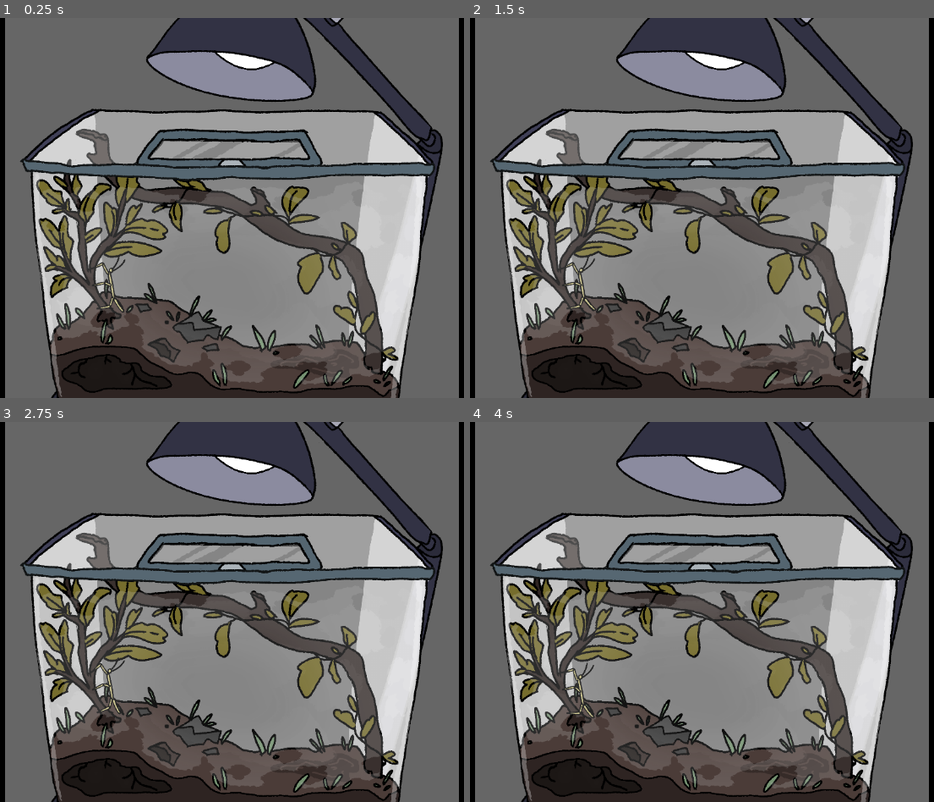
Above: before the commit, frames 1-4 (two rows, left to right).
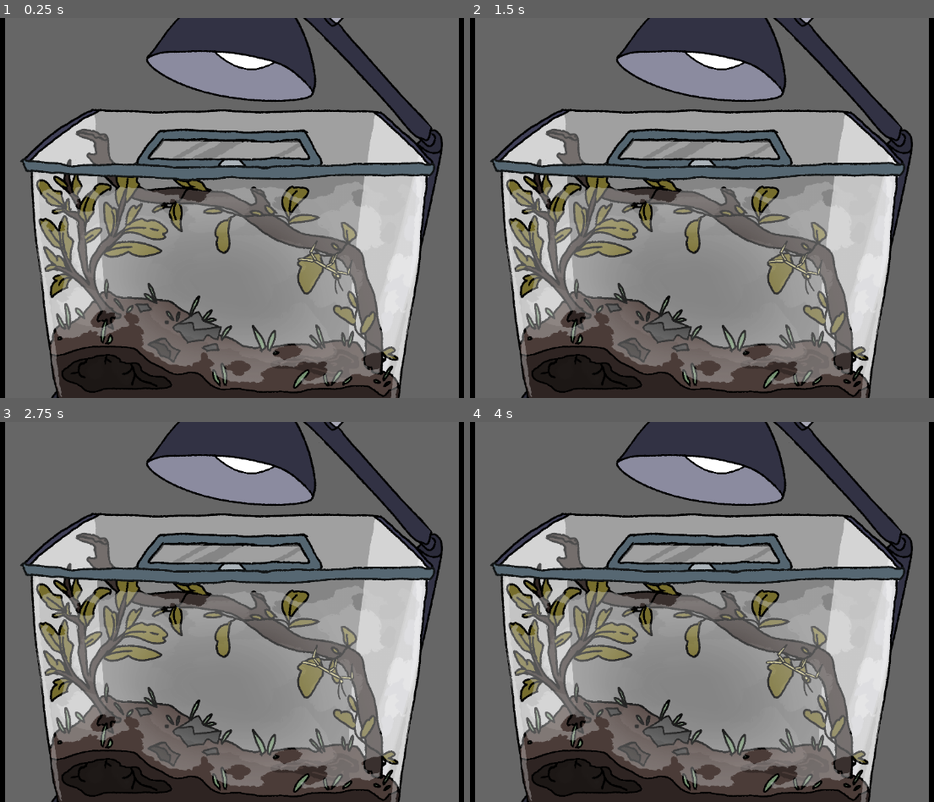
Above: after the commit, the same moments.

Repository: kayillustrations/Insectapet
Game: Godot game, scene res://windows/full_habitat.tscn
Same seed, same stepped clock (60 frames per second), same inputs: the game is played once before the commit and once after it. This scene is started directly instead of the project's main scene. The engine's default icon, where the game draws it, is replaced by a stand-in: a white triangle on a blue panel in a dark square.
Inputs (mouse positions are in pixels of both pictures, inside the frame that each line leads up to):
- Up to frame 1 (0.25 s): no input
- Up to frame 2 (1.5 s): click (702, 116) at 0.5 s; move the mouse to (850, 189) at 1.27 s; hold Right (Right) from 1.28 s (still down); hold Up (Up) from 1.28 s (still down); click (850, 189) at 1.42 s
- Up to frame 3 (2.75 s): release Right (Right) at 2 s; release Up (Up) at 2 s; drag from (97, 631) to (199, 688) at 2.02 s
- Up to frame 4 (4 s): move the mouse to (771, 528) at 2.77 s; hold Left (Left) 2.78-3.5 s; hold Up (Up) 2.78-3.5 s; drag from (669, 688) to (497, 555) at 3.52 s

The runs differ from the first frame. In frame 1, 11% of the frame differs, in the area x 8-86%, y 44-97%; in frame 2, 11%; in frame 3, 11%; in frame 4, 11%.

Commit message:
game works!

Diff:
--- a/games/dino_bug.gd
+++ b/games/dino_bug.gd
@@ -1,7 +1,7 @@
 extends CharacterBody2D
 
-const GRAVITY: int = 4000
-const JUMP_SPEED: int = -1100
+const GRAVITY: int = 2000
+const JUMP_SPEED: int = -800
 @onready var animated_sprite : AnimatedSprite2D = self.find_child("AnimatedSprite2D")
 
 @onready var parent = get_parent()
--- a/games/dino_game.gd
+++ b/games/dino_game.gd
@@ -1,11 +1,19 @@
 extends Node2D
 
 #PRELOADS
-#var ground_obs1 = preload()
-#var ground_obs2 = preload()
-#var ground_obs3 = preload()
-#var air_obs = preload()
-var obstacles_ground: Array = []
+var obstacles_ground: Array = [
+	preload("res://games/stick_sm.tscn"),
+	preload("res://games/stick_m.tscn"),
+	preload("res://games/stick_m_2.tscn"),
+	preload("res://games/stick_l.tscn")
+]
+var obstacles_air: Array = [
+	preload("res://games/leaf.tscn"),
+	preload("res://games/leaf_2.tscn"),
+	preload("res://games/leaf_3.tscn"),
+	preload("res://games/web.tscn"),
+]
+var obstacle_spider = preload("res://games/spider.tscn")
 var obstacles_generated: Array
 var last_obs
 var air_heights: Array
@@ -13,7 +21,7 @@
 #VARS
 const SPEED_START = 10
 const SPEED_MAX = 25
-const SPEED_MOD = 5000
+const SPEED_MOD = 500
 
 var bug: CharacterBody2D
 var bug_start_pos = Vector2i(150,280)
@@ -22,7 +30,12 @@
 var highscore_label: Label
 var start_label: RichTextLabel
 
+var ground_spawn:Marker2D
+var air_spawn:Marker2D
+var delete_spawned:Marker2D
+
 var score:int = 0
+var difficulty:int
 var highschore:int = 0
 var speed:float
 
@@ -42,6 +55,9 @@
 		score_label = HUD.find_child("Score")
 		highscore_label = HUD.find_child("Highscore")
 		start_label = HUD.find_child("Start")
+		air_spawn = $Air
+		ground_spawn = $Stick
+		delete_spawned = $Delete
 		has_been_config = true
 	visible = b
 	new_game()
@@ -50,16 +66,18 @@
 func new_game():
 	#reset variables
 	score = 0
+	difficulty = 0
 	#highscore = GameManager
 
 	#reset nodes
 	bug.velocity = Vector2i.ZERO
 	bug.position = bug_start_pos
 	speed = SPEED_START
+	obstacles_generated.clear()
 
 	game_started = false
 	start_label.visible = true
-	#Generate_Obj()
+	UpdateScore()
 
 func _process(delta):
 	if !visible:
@@ -69,16 +87,30 @@
 		if up || Input.is_action_pressed("Up"):
 			start_label.visible = false
 			game_started = true
-
+			Generate_Obj()
 		return
 
-	speed = SPEED_START + (score/SPEED_MOD)
-	if speed > SPEED_MAX:
-		speed = SPEED_MAX
+	difficulty = score/SPEED_MOD
+	if difficulty > SPEED_MAX-SPEED_START:
+		difficulty = SPEED_MAX-SPEED_START
+
+	speed = SPEED_START + difficulty
 
 	$GroundParallax.autoscroll.x = speed * -20
+	Generate_Obj()
+	score += 1
 
-	score += 1
+	for i in obstacles_generated.size():
+		if i == obstacles_generated.size():break
+		obstacles_generated[i].position.x += $GroundParallax.autoscroll.x * delta
+		if obstacles_generated[i].global_position.x < delete_spawned.global_position.x:
+			obstacles_generated[i].queue_free()
+			obstacles_generated.remove_at(i)
+
+	if bug.position.x-50 <= delete_spawned.position.x:
+		game_started = false
+		print("gameover")
+
 	UpdateScore()
 
 func UpdateScore():
@@ -88,10 +120,38 @@
 
 func Generate_Obj():
 	#ground obs
-	if obstacles_generated.is_empty():
-		var chosen = obstacles_ground[randi() % obstacles_ground.size()]
-		var obs = chosen.instantiate()
-		last_obs = obs
-		obstacles_generated.append(obs)
+	if obstacles_generated.is_empty() || last_obs.global_position.x - randi()%400 < bug.global_position.x:
+		var chosen_and_type = ChooseObs()
+		last_obs = chosen_and_type[0].instantiate()
+		if chosen_and_type[1]==obstacles_ground:
+			ground_spawn.add_child(last_obs)
+			last_obs.rotation = -randf_range(0,.5)
+			last_obs.scale.x = randf_range(.5,.75)
+			last_obs.scale.y = last_obs.scale.x
+		else:
+			air_spawn.add_child(last_obs)
+			last_obs.rotation = randf_range(0,.5)
+			last_obs.scale.x = randf_range(.5,.6)
+			last_obs.scale.y = randf_range(.5,.6)
+			last_obs.modulate = Exports.colors_green.pick_random()
+
+		obstacles_generated.append(last_obs)
 	#air obs
 	pass
+
+func ChooseObs():
+	var type
+	var chosen
+	if difficulty < 3:
+		type = [obstacles_ground,obstacles_air].pick_random()
+		chosen = type[randi() % 3]
+	elif difficulty < 6:
+		type = [obstacles_ground,obstacles_air].pick_random()
+		chosen = type.pick_random()
+	else:
+		type = [obstacles_ground,obstacles_air,obstacle_spider].pick_random()
+		if type == obstacle_spider:
+			chosen = obstacle_spider
+		else:
+			chosen = type.pick_random()
+	return [chosen,type]
--- a/games/dino_game.tscn
+++ b/games/dino_game.tscn
@@ -24,7 +24,9 @@
 repeat_times = 3
 
 [node name="Under" type="Sprite2D" parent="GroundParallax"]
+modulate = Color(0.329412, 0.247059, 0.215686, 1)
 texture_repeat = 2
+position = Vector2(0, -3)
 texture = SubResource("AtlasTexture_p50ye")
 flip_v = true
 
@@ -43,8 +45,20 @@
 [node name="Bug" parent="." instance=ExtResource("2_2eidp")]
 position = Vector2(76, 290)
 scale = Vector2(2, 2)
+slide_on_ceiling = false
 
 [node name="Label" type="Label" parent="."]
 offset_right = 79.0
 offset_bottom = 34.0
 text = "Test"
+
+[node name="Air" type="Marker2D" parent="."]
+modulate = Color(0.547633, 0.547633, 0.547633, 1)
+position = Vector2(686, -8)
+
+[node name="Stick" type="Marker2D" parent="."]
+modulate = Color(0.33, 0.247225, 0.2145, 1)
+position = Vector2(686, 284)
+
+[node name="Delete" type="Marker2D" parent="."]
+position = Vector2(-93, 243)
--- a/games/game.tscn
+++ b/games/game.tscn
@@ -36,20 +36,21 @@
 [node name="Score" type="Label" parent="HUD/HBoxContainer"]
 layout_mode = 2
 theme_override_font_sizes/font_size = 30
-text = "####"
+text = "0"
 
 [node name="HBoxContainer2" type="HBoxContainer" parent="HUD"]
 layout_mode = 1
 anchors_preset = 1
 anchor_left = 1.0
 anchor_right = 1.0
-offset_left = -270.0
+offset_left = -285.0
 offset_top = 15.0
-offset_right = -6.0
+offset_right = -21.0
 offset_bottom = 57.0
 grow_horizontal = 0
 size_flags_horizontal = 8
 size_flags_vertical = 8
+alignment = 2
 
 [node name="Label" type="Label" parent="HUD/HBoxContainer2"]
 layout_mode = 2
@@ -59,7 +60,7 @@
 [node name="Highscore" type="Label" parent="HUD/HBoxContainer2"]
 layout_mode = 2
 theme_override_font_sizes/font_size = 30
-text = "####"
+text = "0"
 
 [node name="Start" type="RichTextLabel" parent="HUD"]
 layout_mode = 1
--- /dev/null
+++ b/games/leaf.tscn
@@ -0,0 +1,21 @@
+[gd_scene load_steps=4 format=3 uid="uid://dolgk00g16gi1"]
+
+[ext_resource type="Texture2D" uid="uid://cyp6tcbl2hrfq" path="res://art/objects.png" id="1_3cno5"]
+
+[sub_resource type="AtlasTexture" id="AtlasTexture_aurny"]
+atlas = ExtResource("1_3cno5")
+region = Rect2(1377, 1955, 174, 328)
+
+[sub_resource type="ConvexPolygonShape2D" id="ConvexPolygonShape2D_vgv8y"]
+points = PackedVector2Array(-6, -198, 103, -99, 73, 106, -26, 174, -80, 35, -100, -66)
+
+[node name="Leaf" type="StaticBody2D"]
+
+[node name="Sprite2D" type="Sprite2D" parent="."]
+position = Vector2(0, 142)
+texture = SubResource("AtlasTexture_aurny")
+flip_v = true
+
+[node name="CollisionShape2D" type="CollisionShape2D" parent="."]
+position = Vector2(0, 142)
+shape = SubResource("ConvexPolygonShape2D_vgv8y")
--- /dev/null
+++ b/games/leaf_2.tscn
@@ -0,0 +1,21 @@
+[gd_scene load_steps=4 format=3 uid="uid://bxpo612wsdr0y"]
+
+[ext_resource type="Texture2D" uid="uid://cyp6tcbl2hrfq" path="res://art/objects.png" id="1_4o2ir"]
+
+[sub_resource type="AtlasTexture" id="AtlasTexture_vgv8y"]
+atlas = ExtResource("1_4o2ir")
+region = Rect2(1607, 1966, 149, 296)
+
+[sub_resource type="ConvexPolygonShape2D" id="ConvexPolygonShape2D_mos8s"]
+points = PackedVector2Array(-3, -166, 79, -9, 80, 32, 4, 155, -69, 35, -83, -42)
+
+[node name="Leaf2" type="StaticBody2D"]
+
+[node name="Sprite2D" type="Sprite2D" parent="."]
+position = Vector2(0, 115)
+texture = SubResource("AtlasTexture_vgv8y")
+flip_v = true
+
+[node name="CollisionShape2D" type="CollisionShape2D" parent="."]
+position = Vector2(0, 115)
+shape = SubResource("ConvexPolygonShape2D_mos8s")
--- /dev/null
+++ b/games/leaf_3.tscn
@@ -0,0 +1,21 @@
+[gd_scene load_steps=4 format=3 uid="uid://d2kwcmvr2yq05"]
+
+[ext_resource type="Texture2D" uid="uid://cyp6tcbl2hrfq" path="res://art/objects.png" id="1_4y8j6"]
+
+[sub_resource type="AtlasTexture" id="AtlasTexture_s00vq"]
+atlas = ExtResource("1_4y8j6")
+region = Rect2(1827, 2006, 127, 258)
+
+[sub_resource type="ConvexPolygonShape2D" id="ConvexPolygonShape2D_bnbun"]
+points = PackedVector2Array(-11, -149, 54, -64, 75, 103, 14, 134, -52, 88, -75, -38)
+
+[node name="Leaf3" type="StaticBody2D"]
+
+[node name="Sprite2D" type="Sprite2D" parent="."]
+position = Vector2(0, 71)
+texture = SubResource("AtlasTexture_s00vq")
+flip_v = true
+
+[node name="CollisionShape2D" type="CollisionShape2D" parent="."]
+position = Vector2(0, 71)
+shape = SubResource("ConvexPolygonShape2D_bnbun")
--- /dev/null
+++ b/games/objspawn.gd
@@ -0,0 +1 @@
+extends Marker2D
--- /dev/null
+++ b/games/spider.tscn
@@ -0,0 +1,20 @@
+[gd_scene load_steps=4 format=3 uid="uid://bqgc83sts8eue"]
+
+[ext_resource type="Texture2D" uid="uid://cyp6tcbl2hrfq" path="res://art/objects.png" id="1_mxvwf"]
+
+[sub_resource type="AtlasTexture" id="AtlasTexture_aurny"]
+atlas = ExtResource("1_mxvwf")
+region = Rect2(1997, 1944, 226, 582)
+
+[sub_resource type="ConvexPolygonShape2D" id="ConvexPolygonShape2D_lwkdf"]
+points = PackedVector2Array(14, 88, 102, 254, 106, 349, 39, 439, -52, 447, -120, 365, -114, 263, -58, 184, -25, 99, 2, -139)
+
+[node name="Spider" type="StaticBody2D"]
+
+[node name="Sprite2D" type="Sprite2D" parent="."]
+position = Vector2(0, 256)
+texture = SubResource("AtlasTexture_aurny")
+
+[node name="CollisionShape2D" type="CollisionShape2D" parent="."]
+position = Vector2(0, 106)
+shape = SubResource("ConvexPolygonShape2D_lwkdf")
--- /dev/null
+++ b/games/stick_l.tscn
@@ -0,0 +1,20 @@
+[gd_scene load_steps=4 format=3 uid="uid://cwmktgqb7e2ye"]
+
+[ext_resource type="Texture2D" uid="uid://cyp6tcbl2hrfq" path="res://art/objects.png" id="1_ajyap"]
+
+[sub_resource type="AtlasTexture" id="AtlasTexture_s00vq"]
+atlas = ExtResource("1_ajyap")
+region = Rect2(1700, 2330, 123, 212)
+
+[sub_resource type="ConvexPolygonShape2D" id="ConvexPolygonShape2D_bnbun"]
+points = PackedVector2Array(-56, -109, 64, -79, 73, 106, 1, 105, -30, -19, -65, -94)
+
+[node name="StickL" type="StaticBody2D"]
+
+[node name="Sprite2D" type="Sprite2D" parent="."]
+position = Vector2(-39.5, -91)
+texture = SubResource("AtlasTexture_s00vq")
+
+[node name="CollisionShape2D" type="CollisionShape2D" parent="."]
+position = Vector2(-39.5, -91)
+shape = SubResource("ConvexPolygonShape2D_bnbun")
--- /dev/null
+++ b/games/stick_m.tscn
@@ -0,0 +1,20 @@
+[gd_scene load_steps=4 format=3 uid="uid://cvgwccvf2lnx2"]
+
+[ext_resource type="Texture2D" uid="uid://cyp6tcbl2hrfq" path="res://art/objects.png" id="1_82vjq"]
+
+[sub_resource type="AtlasTexture" id="AtlasTexture_v78br"]
+atlas = ExtResource("1_82vjq")
+region = Rect2(1500, 2383, 67, 157)
+
+[sub_resource type="ConvexPolygonShape2D" id="ConvexPolygonShape2D_cr1bm"]
+points = PackedVector2Array(-31, -85, 13, -67, 39, -2, 14, 86, -23, 62, -36, -21)
+
+[node name="StickM" type="StaticBody2D"]
+
+[node name="Sprite2D" type="Sprite2D" parent="."]
+position = Vector2(0, -59.5)
+texture = SubResource("AtlasTexture_v78br")
+
+[node name="CollisionShape2D" type="CollisionShape2D" parent="."]
+position = Vector2(0, -59.5)
+shape = SubResource("ConvexPolygonShape2D_cr1bm")
--- /dev/null
+++ b/games/stick_m_2.tscn
@@ -0,0 +1,20 @@
+[gd_scene load_steps=4 format=3 uid="uid://be6mgegh7istu"]
+
+[ext_resource type="Texture2D" uid="uid://cyp6tcbl2hrfq" path="res://art/objects.png" id="1_ulb2g"]
+
+[sub_resource type="AtlasTexture" id="AtlasTexture_vgv8y"]
+atlas = ExtResource("1_ulb2g")
+region = Rect2(1620, 2355, 55, 187)
+
+[sub_resource type="ConvexPolygonShape2D" id="ConvexPolygonShape2D_mos8s"]
+points = PackedVector2Array(-25, -77, 4, -100, 39, -2, 21, 98, -29, 93, -36, -21)
+
+[node name="StickM2" type="StaticBody2D"]
+
+[node name="Sprite2D" type="Sprite2D" parent="."]
+position = Vector2(0, -74.5)
+texture = SubResource("AtlasTexture_vgv8y")
+
+[node name="CollisionShape2D" type="CollisionShape2D" parent="."]
+position = Vector2(0, -74.5)
+shape = SubResource("ConvexPolygonShape2D_mos8s")
--- /dev/null
+++ b/games/stick_sm.tscn
@@ -0,0 +1,20 @@
+[gd_scene load_steps=4 format=3 uid="uid://cqux4ncrfax42"]
+
+[ext_resource type="Texture2D" uid="uid://cyp6tcbl2hrfq" path="res://art/objects.png" id="1_l1b18"]
+
+[sub_resource type="AtlasTexture" id="AtlasTexture_yuern"]
+atlas = ExtResource("1_l1b18")
+region = Rect2(1410, 2407, 62, 132)
+
+[sub_resource type="ConvexPolygonShape2D" id="ConvexPolygonShape2D_2eidp"]
+points = PackedVector2Array(-32, -71, 15, -55, 34, 21, 16, 70, -26, 58)
+
+[node name="StickSm" type="StaticBody2D"]
+
+[node name="Sprite2D" type="Sprite2D" parent="."]
+position = Vector2(0, -47)
+texture = SubResource("AtlasTexture_yuern")
+
+[node name="CollisionShape2D" type="CollisionShape2D" parent="."]
+position = Vector2(0, -47)
+shape = SubResource("ConvexPolygonShape2D_2eidp")
--- /dev/null
+++ b/games/web.tscn
@@ -0,0 +1,20 @@
+[gd_scene load_steps=4 format=3 uid="uid://ca4th2ybyiph4"]
+
+[ext_resource type="Texture2D" uid="uid://cyp6tcbl2hrfq" path="res://art/objects.png" id="1_hqnoq"]
+
+[sub_resource type="AtlasTexture" id="AtlasTexture_bnbun"]
+atlas = ExtResource("1_hqnoq")
+region = Rect2(2254, 1989, 274, 506)
+
+[sub_resource type="ConvexPolygonShape2D" id="ConvexPolygonShape2D_aurny"]
+points = PackedVector2Array(132, -116, 148, -83, 122, 422, -78, 185, -156, 166, 79, -106)
+
+[node name="Web" type="StaticBody2D"]
+
+[node name="Sprite2D" type="Sprite2D" parent="."]
+position = Vector2(-110, 204)
+texture = SubResource("AtlasTexture_bnbun")
+
+[node name="CollisionShape2D" type="CollisionShape2D" parent="."]
+position = Vector2(-110, 54)
+shape = SubResource("ConvexPolygonShape2D_aurny")
--- a/saves/save.cfg
+++ b/saves/save.cfg
@@ -6,18 +6,18 @@
 "MiniHabitat": Vector2i(2132, 1220)
 }
 current_stats={
-"Energy": 92,
-"Happiness": 37,
-"Hunger": 86,
+"Energy": 90,
+"Happiness": 32,
+"Hunger": 76,
 "Stage": 0,
 "XP": 0,
 "isHealthy": true
 }
 habitat_stats={
-"Cleanliness": 79,
-"Hydration": 41,
+"Cleanliness": 59,
+"Hydration": 4,
 "isBugReleased": false,
 "isLampOn": true
 }
 bug_color=Color(0.81, 0.77598, 0.5184, 1)
-current_path_location=0.23
+current_path_location=0.65
--- a/ui/buttons_main.gd
+++ b/ui/buttons_main.gd
@@ -37,6 +37,7 @@
 		ActivateScreen(null)
 		$Play.button_pressed = toggled_on
 	%Game.ActivateGame(toggled_on)
+
 	pass # Replace with function body.
 
 func _on_shop_toggled(toggled_on: bool) -> void:
--- a/ui/game_inputs.gd
+++ b/ui/game_inputs.gd
@@ -11,6 +11,8 @@
 	#snake_game.visible = false
 	if GameManager.current_bug.category == 0:
 		current_game = dino_game
+		%GameButtons.find_child("Left").disabled = true
+		%GameButtons.find_child("Right").disabled = true
 	elif GameManager.current_bug.category == 1:
 		pass
 		#snake
@@ -22,6 +24,7 @@
 	%MainButtons.visible = !b
 	%GameButtons.visible = b
 	current_game.Activated(b)
+	current_game.new_game()
 
 func PressedButton(button_name:String,b:bool):
 	print(button_name)
--- a/windows/full_habitat.tscn
+++ b/windows/full_habitat.tscn
@@ -919,6 +919,7 @@
 layout_mode = 1
 
 [node name="DinoGame" parent="SubViewportContainer/ScreenViewport/CanvasLayer/Screens/Game" index="1" instance=ExtResource("41_sutye")]
+show_behind_parent = true
 
 [node name="State Timer" type="Timer" parent="." index="2"]
 wait_time = 5.0
Not shown, added: games/objspawn.gd.uid
